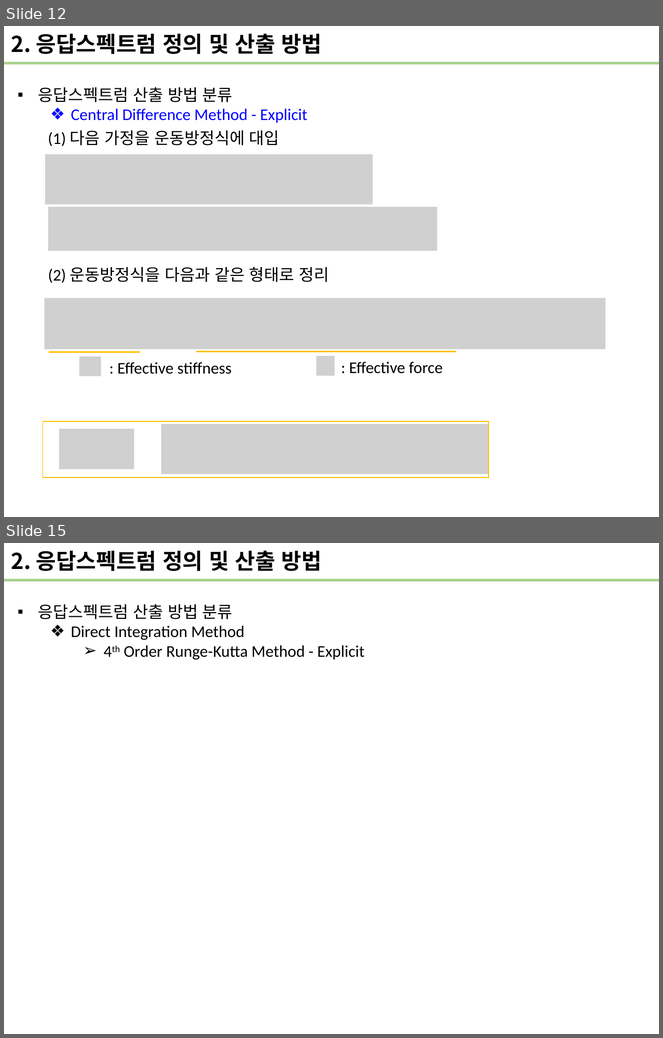
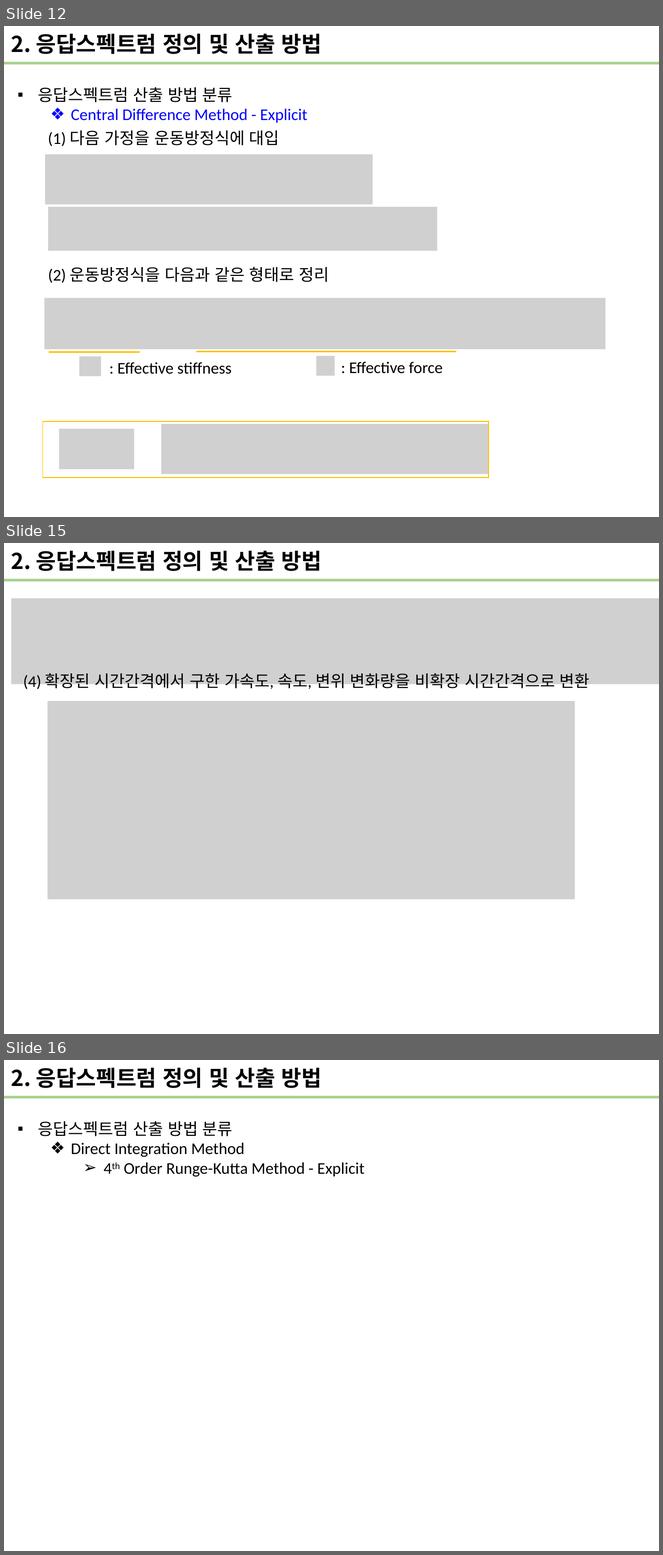
Before and after one commit to wonho13/work, a slide deck: 진동/응답스펙트럼소개.pptx. Shown one above the other, each under a label of ours: slides 12 and 15 before the commit, slides 12, 15 and 16 after it; the slides between them are not shown. The pictures are 663x1038 and 663x1555 pixels, drawn with LibreOffice and Linux fonts; fonts in the diff are those of the drawing; grey boxes stand for pictures. Boxes give left, top, right and bottom in pixels: in the first picture for what was removed or moved away, otherwise in the second. Text is boxed around its words. In the diff, an @@ line names an element or a change of style, - is before the commit and + after.

```diff
--- a/진동/응답스펙트럼소개.pptx
+++ b/진동/응답스펙트럼소개.pptx
@@ slide 15 added at [4,543,659,1034], background #FFFFFF @@
@@ text added at [11,550,322,571], 24 pt, text #000000, bold @@
+2. 응답스펙트럼 정의 및 산출 방법
@@ rectangle added at [4,579,659,581], fill #A9D18E @@
@@ picture added at [11,598,659,684] @@
@@ text added at [23,673,590,692], 18 pt, text #000000 @@
+(4) 확장된 시간간격에서 구한 가속도, 속도, 변위 변화량을 비확장 시간간격으로 변환
@@ picture added at [47,701,574,899] @@
@@ what was slide 15 is now slide 16 @@
```
Also in this commit, not shown: 3 slides changed.
